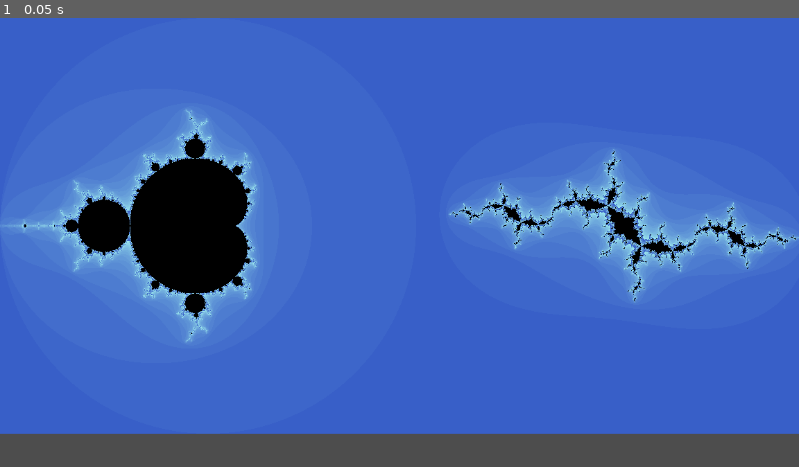
Above: before the commit, frame 1.
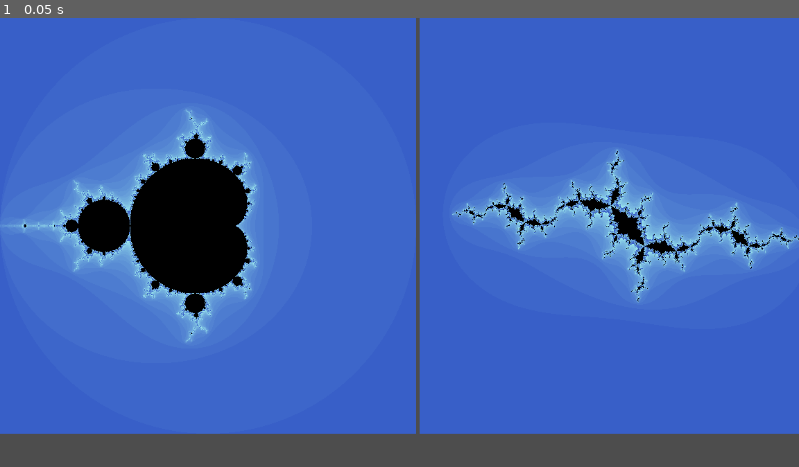
Above: after the commit, the same moment.

Repository: Wo0fle/fractal-designer
Game: Godot game, scene res://scenes/viewer.tscn
The game is run twice, just before and just after one commit, with the same random seed, the same clock (stepped at 60 frames per second) and the same inputs.
Inputs:
- Up to frame 1 (0.05 s): no input

The runs differ from the first frame. In frame 1, 2.5% of the frame differs, in the area x 52-100%, y 0-93%.

Commit message:
separate canvases

Diff:
--- a/scenes/viewer.tscn
+++ b/scenes/viewer.tscn
@@ -57,7 +57,7 @@
 
 [node name="z-set" type="ColorRect" parent="."]
 material = SubResource("ShaderMaterial_y568x")
-offset_left = 600.0
-offset_right = 640.0
+offset_left = 605.0
+offset_right = 645.0
 offset_bottom = 40.0
 scale = Vector2(15, 15)
